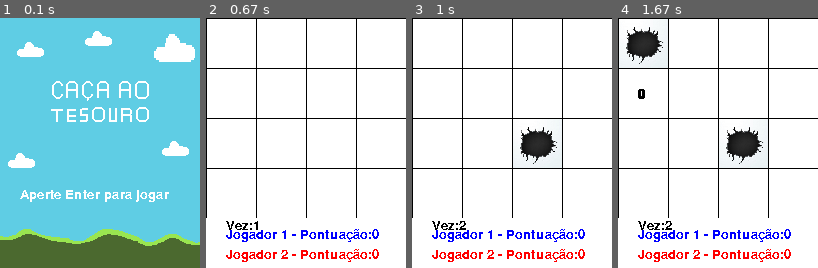
Above: before the commit, frames 1-4 (left to right).
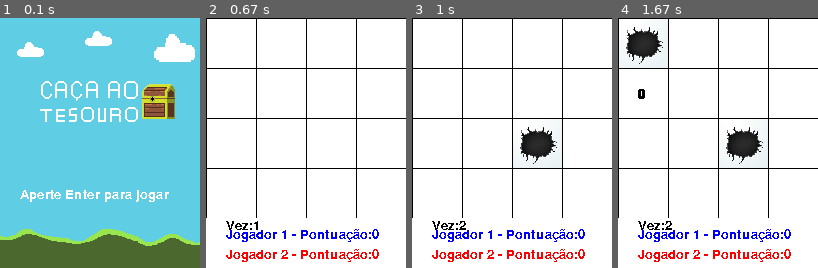
Above: after the commit, the same moments.

Repository: ThiagoDiasFigueiredo/Caca_ao_tesouro_Pygame
Game: pygame game, started from main.py
The game is run twice, just before and just after one commit, with the same random seed, the same clock (stepped at 60 frames per second) and the same inputs.
Inputs (mouse positions are in pixels of both pictures, inside the frame that each line leads up to):
- Up to frame 1 (0.1 s): no input
- Up to frame 2 (0.67 s): tap Enter at 0.33 s
- Up to frame 3 (1 s): click (512, 158) at 0.72 s
- Up to frame 4 (1.67 s): click (656, 105) at 1.05 s; click (666, 50) at 1.38 s

The runs differ from the first frame. In frame 1, 5.9% of the frame differs, in the area x 4-95%, y 25-60%; in frame 2, nothing differs; in frame 3, nothing differs; in frame 4, nothing differs.

Commit message:
Atualizei a tela do menu

Diff:
--- a/main.py
+++ b/main.py
@@ -15,7 +15,7 @@
     som_contagem = pygame.mixer.Sound("pygame_contagem.wav")
     img_tesouro = pygame.transform.scale(pygame.image.load("tesouro.png"), (49, 49))
     img_buraco = pygame.transform.scale(pygame.image.load("buraco.png"), (49, 49))
-    img_menu = pygame.transform.scale(pygame.image.load('Tela_menu.png'),(200,250))
+    img_menu = pygame.transform.scale(pygame.image.load('menu.png'),(200,250))
     cores = {
         'branca': (255, 255, 255),
         'azul': (0, 0, 255),
Binary file removed: Tela_menu.png
Binary file added: menu.png
